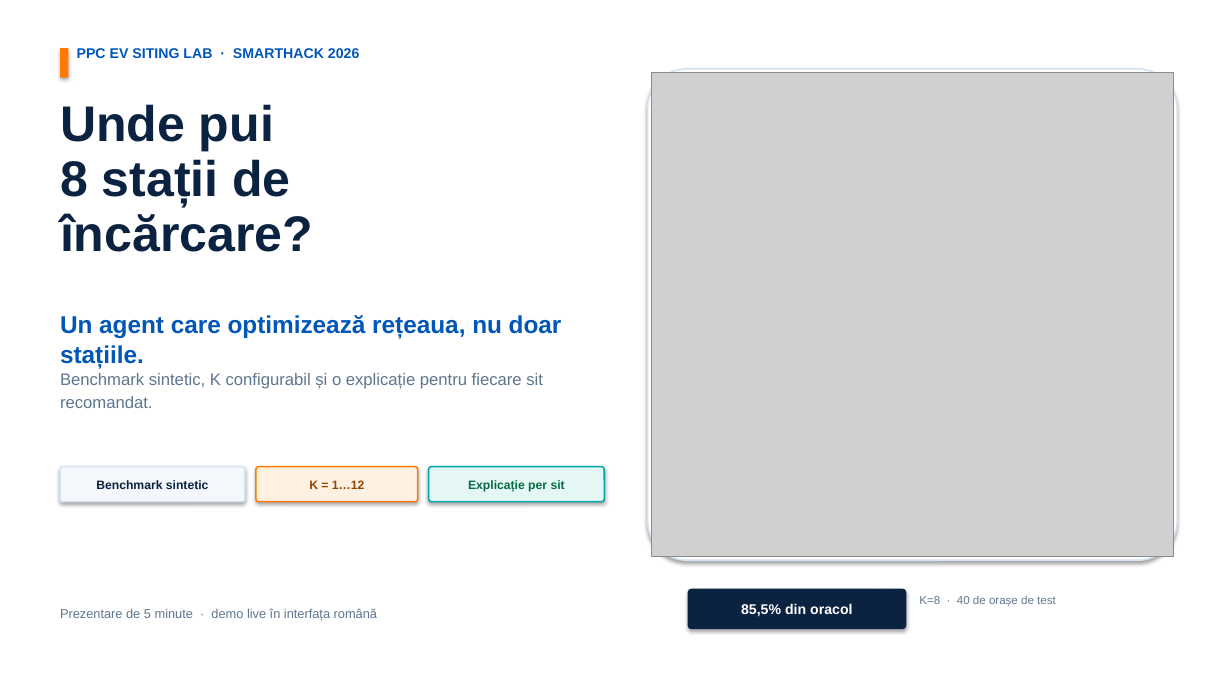
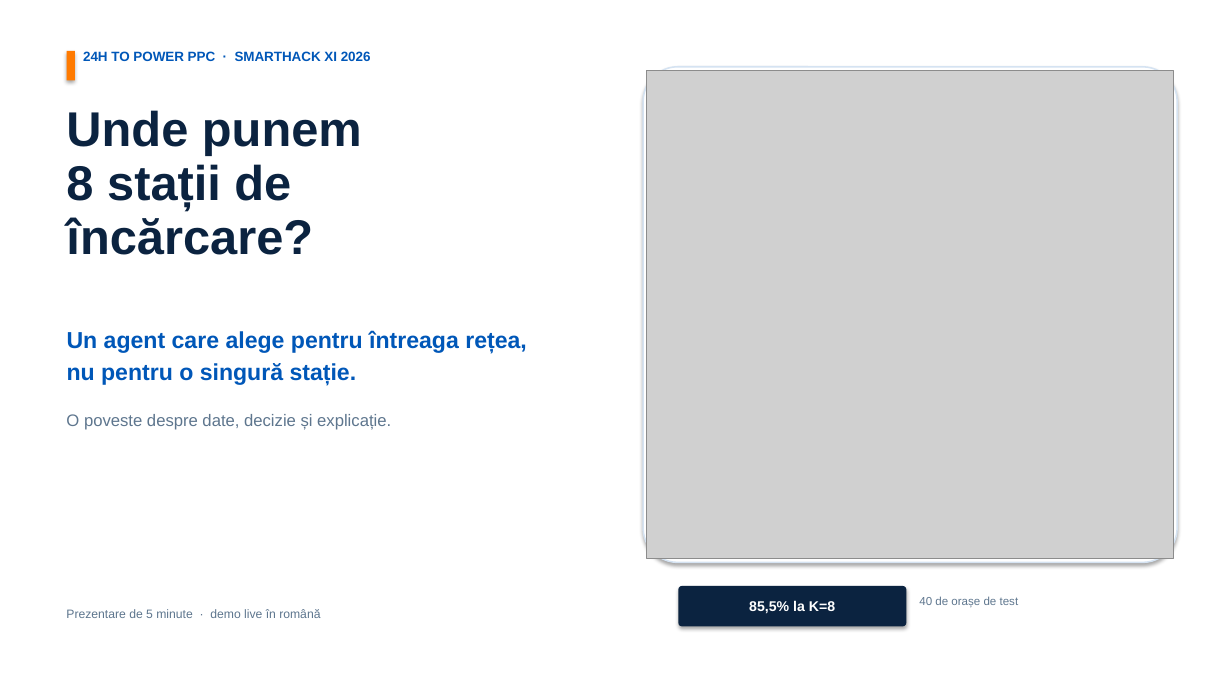
Before and after one commit to Mach3tryhard/Smiling-F-Smarthack-2026, a slide deck: slide 1 of docs/PPC_EV_Siting_Lab_5min.pptx. Drawn at 1232x693 pixels with LibreOffice and Linux fonts; fonts in the diff are those of the drawing; grey boxes stand for pictures. Boxes give left, top, right and bottom in pixels: in the first picture for what was removed or moved away, otherwise in the second. Text is boxed around its words. In the diff, an @@ line names an element or a change of style, - is before the commit and + after.

```diff
--- a/docs/PPC_EV_Siting_Lab_5min.pptx
+++ b/docs/PPC_EV_Siting_Lab_5min.pptx
@@ rectangle: place and size @@
-rectangle at bbox=[60, 48, 68, 78]
+rectangle at bbox=[67, 51, 75, 80]
@@ text at bbox=[83, 51, 371, 61]: text changed; size 11 to 10.5 pt @@
-PPC EV SITING LAB · SMARTHACK 2026
+24H TO POWER PPC · SMARTHACK XI 2026
@@ rounded rectangle: place and size @@
-rounded rectangle at bbox=[648, 69, 1177, 561]
+rounded rectangle at bbox=[643, 67, 1177, 562]
@@ rounded rectangle at bbox=[643, 67, 1177, 562]: proportions changed @@
@@ picture: place and size @@
-picture at bbox=[652, 73, 1174, 557]
+picture at bbox=[647, 70, 1174, 558]
@@ text at bbox=[66, 110, 362, 155]: text changed; size 39 to 38 pt @@
-Unde pui
+Unde punem
@@ text at bbox=[66, 164, 313, 255]: size 39 to 38 pt in "8 stații de", "încărcare?" @@
@@ text at bbox=[67, 330, 527, 386]: text changed; size 19 to 18 pt @@
-Un agent care optimizează rețeaua, nu doar stațiile.
+Un agent care alege pentru întreaga rețea,
+nu pentru o singură stație.
@@ text at bbox=[66, 414, 391, 430]: text changed @@
-Benchmark sintetic, K configurabil și o explicație pentru fiecare sit recomandat.
+O poveste despre date, decizie și explicație.
@@ rounded rectangle removed at bbox=[60, 467, 245, 502] @@
@@ rounded rectangle removed at bbox=[256, 467, 418, 502] @@
@@ rounded rectangle removed at bbox=[429, 467, 604, 502] @@
@@ text removed at bbox=[96, 480, 209, 489] @@
-Benchmark sintetic
@@ text removed at bbox=[309, 480, 364, 489] @@
-K = 1…12
@@ text removed at bbox=[468, 480, 565, 492] @@
-Explicație per sit
@@ rounded rectangle at bbox=[679, 587, 906, 626]: proportions changed @@
@@ rounded rectangle: place and size @@
-rounded rectangle at bbox=[689, 590, 906, 628]
+rounded rectangle at bbox=[679, 587, 906, 626]
@@ text at bbox=[919, 596, 1019, 607]: text changed @@
-K=8 · 40 de orașe de test
+40 de orașe de test
@@ text at bbox=[66, 609, 320, 618]: text changed; size 10 to 9.5 pt @@
-Prezentare de 5 minute · demo live în interfața română
+Prezentare de 5 minute · demo live în română
@@ text at bbox=[749, 600, 835, 614]: text changed @@
-85,5% din oracol
+85,5% la K=8
```
Also in this commit, not shown: 13 slides added, 9 slides removed, 2 other files.
